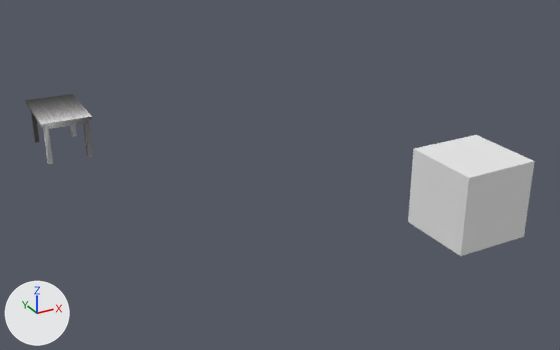
The OBJ model physicsBreak/Res/tablemetal.obj as it was, and as the next commit left it.
Camera for both pictures: a 50 mm lens placed at (-10.29, -10.73, 6.69), pointed at (-2.81, 2.88, -0.12). The lights are fixed; the arrows at lower left show +X, +Y and +Z. Where no turn or scale is listed for an object, it has been applied to the vertices.

In view in the first picture: 'Cube.029_Cube.000', 'Куб_Куб.001'.
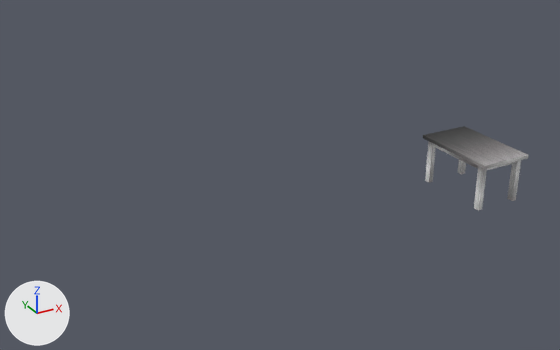
The change in detail:
me_cube_029_cube_000 is used by ob_cube_029_cube_000; location (0.0, 0.0, 0.0).
me_cube_029_cube_000 had 84 vertices, 74 faces and spanned x -7.21..-6.05, y 5.45..7.32, z 0.01..1.0.
me_cube_029_cube_000 now has 84 vertices, 70 faces and spans x -0.55..0.55, y -0.92..0.91, z 0.06..1.05.
me_cube_029_cube_000 part 1: the whole mesh is rebuilt.
Part 2, on me_cube_029_cube_000:
48 vertices are added at x -0.55..0.55, y -0.92..0.91, z 0.06..1.05.
28 new vertices lie (0.09, 0.0, 0.0) away from vertices in x -0.48..0.39, y -0.81..0.81, z 0.06..1.05.
8 new vertices lie (0.11, 0.0, 0.0) away from vertices in x -0.55..0.44, y -0.92..0.91, z 0.98..1.05.
70 new faces join them.
Object 'Куб_Куб.001' (ob_куб_куб_001) is deleted.

Location of each change, (x1, y1, x2, y2) in pixels of the pictures (560 x 350 px):
'Куб_Куб.001', deleted: before (408, 135, 535, 256)
'Cube.029_Cube.000', reshaped (57% wider, 21% taller): before (25, 94, 92, 164); after (423, 126, 529, 211)
part 1 of me_cube_029_cube_000, deleted: before (25, 94, 92, 164)
part 2 of me_cube_029_cube_000, added: after (423, 126, 529, 211)
